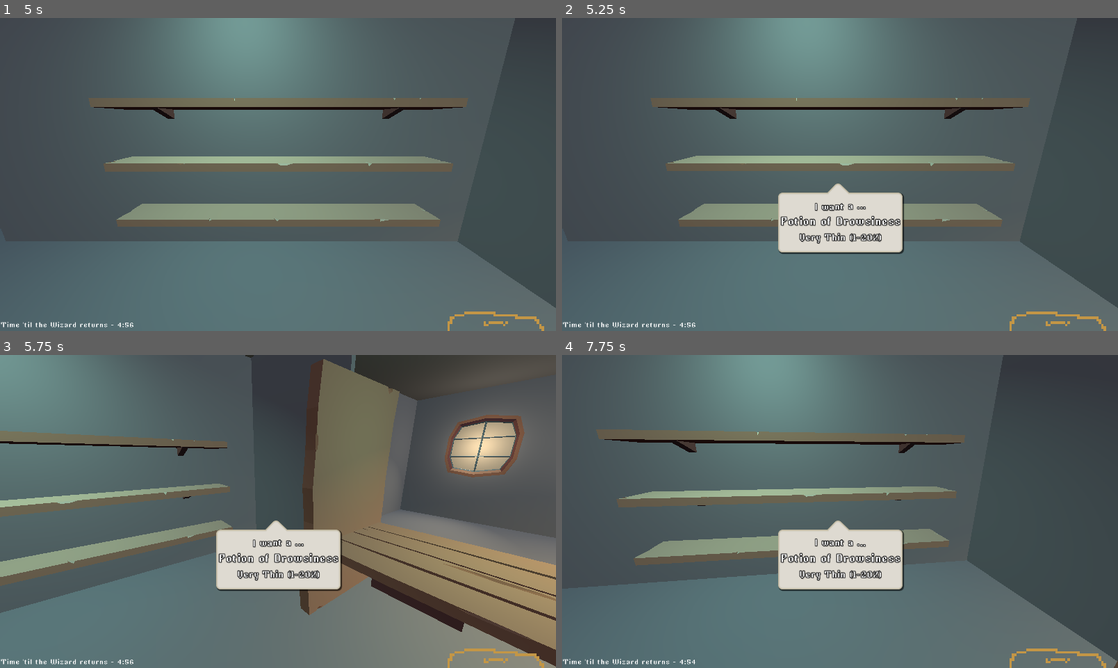
Above: before the commit, frames 1-4 (two rows, left to right).
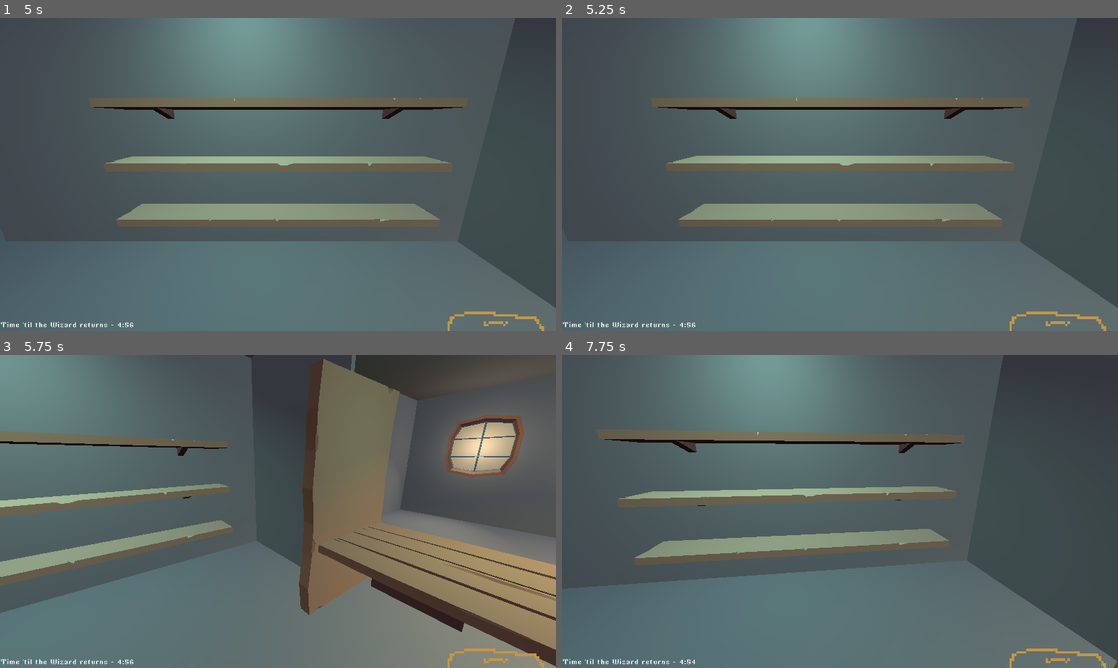
Above: after the commit, the same moments.

Repository: abilliontrillionstars/potion-meld
Game: Godot game, scene res://Scenes/game.tscn
Same seed, same stepped clock (60 frames per second), same inputs: the game is played once before the commit and once after it.
Inputs (mouse positions are in pixels of both pictures, inside the frame that each line leads up to):
- Up to frame 1 (5 s): click (233, 143) at 0.5 s; click (233, 143) at 1.25 s; click (233, 143) at 2 s; move the mouse to (400, 158) at 2.77 s; tap Left (look_left) at 2.85, 4.55 s; tap Right (look_right) at 3.05, 3.6 s; move the mouse to (166, 190) at 3.52 s; tap R (ChangeColor, bound only after the commit) at 3.8, 4.35 s; tap Enter at 4.25 s; move the mouse to (333, 105) at 4.27 s
- Up to frame 2 (5.25 s): move the mouse to (812, 237) at 5.02 s; tap Left (look_left) at 5.1 s
- Up to frame 3 (5.75 s): tap Right (look_right) at 5.3 s
- Up to frame 4 (7.75 s): move the mouse to (1006, 558) at 5.77 s; tap Right (look_right) at 5.85, 7.55 s; tap R (ChangeColor, bound only after the commit) at 6.05, 6.6 s; move the mouse to (673, 464) at 6.52 s; tap Left (look_left) at 6.8, 7.35 s; move the mouse to (867, 511) at 7.27 s

Frame 1 is identical in both runs. In frame 2, 4.3% of the frame differs, in the area x 38-62%, y 52-76%; in frame 3, 4.4%; in frame 4, 4.4%.

Commit message:
Added more stub classes with partial functionality, cauldron now has function to modulate colors, various tweaks

Diff:
--- a/potion-meld/Materials/LiquidMaterial.tres
+++ b/potion-meld/Materials/LiquidMaterial.tres
@@ -26,4 +26,4 @@
 shader_parameter/pixelation_level = 64
 shader_parameter/FoamSize = 0.0
 shader_parameter/WaterOpacity = 0.9
-shader_parameter/FoamGlowIntensity = 0.01
+shader_parameter/FoamGlowIntensity = 0.0
--- a/potion-meld/Scenes/PackedScenes/cauldron.tscn
+++ b/potion-meld/Scenes/PackedScenes/cauldron.tscn
@@ -1,12 +1,14 @@
-[gd_scene load_steps=5 format=3 uid="uid://v6meuafbqk1b"]
+[gd_scene load_steps=6 format=3 uid="uid://v6meuafbqk1b"]
 
 [ext_resource type="PackedScene" uid="uid://i7c3dtgswffw" path="res://Models/cauldron.fbx" id="1_jsf86"]
+[ext_resource type="Script" uid="uid://coasim1e3if6" path="res://Scripts/cauldron.gd" id="2_3ufmt"]
 [ext_resource type="Material" uid="uid://rbroqgk0b7e8" path="res://Materials/BaseMaterial.tres" id="2_n32s1"]
 [ext_resource type="Material" uid="uid://c2fyh82rgomgk" path="res://Materials/LiquidMaterial.tres" id="3_3ufmt"]
 
 [sub_resource type="BoxMesh" id="BoxMesh_cobra"]
 
 [node name="cauldron" instance=ExtResource("1_jsf86")]
+script = ExtResource("2_3ufmt")
 
 [node name="Cauldron" parent="." index="0"]
 transform = Transform3D(1, 0, 0, 0, -4.37114e-08, 1, 0, -1, -4.37114e-08, 0, 0, 0)
--- a/potion-meld/Scripts/CameraController.gd
+++ b/potion-meld/Scripts/CameraController.gd
@@ -6,6 +6,8 @@
 @export var left_y_rot: float
 @export var middle_y_rot: float
 @export var right_y_rot: float
+
+@onready var customer_view = $"../HUD/CustomerView"
 
 var target_transform
 var target_rot
@@ -39,6 +41,7 @@
 				target_rot = deg_to_rad(middle_y_rot)
 				moving = true
 				state = 1
+			customer_view.hide_order_bubbles()
 
 		if (Input.is_action_just_pressed("look_right")):
 			curr_transform_x = position.x
@@ -56,6 +59,7 @@
 				state = 2
 			elif state == 2:
 				pass
+			customer_view.hide_order_bubbles()
 
 	else:
 		lerp_val += delta
--- /dev/null
+++ b/potion-meld/Scripts/cauldron.gd
@@ -0,0 +1,34 @@
+extends Node3D
+
+@export var liquid: MeshInstance3D
+var liquid_mat = preload("res://Materials/LiquidMaterial.tres") as ShaderMaterial
+
+var liquid_color = Color(0.6, 0.6, 0.6, 1.0)
+var current_progress: float
+var heat: float
+var ingredient1: Ingredient
+var ingredient2: Ingredient
+
+var desired_color: Color
+var updating_color = false
+var color_lerp = 0.0
+
+func _ready() -> void:
+    set_cauldron_color(Color(0.6, 0.0, 0.0, 1.0))
+    #liquid_mat.set("shader_parameter/albedo", Color(0.6, 0.0, 0.0, 1.0))
+
+func _process(delta: float) -> void:
+    if updating_color:
+        color_lerp += delta / 5.0
+        liquid_mat.set("shader_parameter/albedo", Color(lerp(liquid_color.r, desired_color.r, color_lerp), lerp(liquid_color.g, desired_color.g, color_lerp), lerp(liquid_color.b, desired_color.b, color_lerp), 255))
+        if color_lerp > 1.0:
+            updating_color = false
+            color_lerp = 0.0
+            liquid_color = desired_color
+
+    if Input.is_action_just_pressed("ChangeColor"):
+        set_cauldron_color(Color(0.1, 0.6, 0.2, 1.0))
+
+func set_cauldron_color(new_color: Color):
+    updating_color = true
+    desired_color = new_color
--- a/potion-meld/Scripts/customer_view.gd
+++ b/potion-meld/Scripts/customer_view.gd
@@ -7,48 +7,60 @@
 @export var type_texts: Array[RichTextLabel]
 @export var viscosity_texts: Array[RichTextLabel]
 
+@onready var camera_ref = $"../../Camera3D"
+
 func _on_left_customer_mouse_entered() -> void:
-    if !NpcManager.counter_spots_avail[0]:
-        left_order_bubble.visible = true
-        #print ("show left customer order if counter spot taken")
+	if !NpcManager.counter_spots_avail[0] and camera_ref.state == 1:
+		left_order_bubble.visible = true
+		print (camera_ref.name)
+		#print ("show left customer order if counter spot taken")
 
 func _on_middle_customer_mouse_entered() -> void:
-    if !NpcManager.counter_spots_avail[1]:
-        middle_order_bubble.visible = true
-        #print ("show middle customer order if counter spot taken")
+	if !NpcManager.counter_spots_avail[1] and camera_ref.state == 1:
+		middle_order_bubble.visible = true
+		print (camera_ref.name)
+		#print ("show middle customer order if counter spot taken")
 
 func _on_right_customer_mouse_entered() -> void:
-    if !NpcManager.counter_spots_avail[2]:
-        right_order_bubble.visible = true
-        #print ("show right customer order if counter spot taken")
+	if !NpcManager.counter_spots_avail[2] and camera_ref.state == 1:
+		right_order_bubble.visible = true
+		#print ("show right customer order if counter spot taken")
 
 func _on_left_customer_mouse_exited() -> void:
-    if !NpcManager.counter_spots_avail[0]:
-        left_order_bubble.visible = false
-        #print ("hide left customer order if counter spot taken")
+	if !NpcManager.counter_spots_avail[0]:
+		left_order_bubble.visible = false
+		#print ("hide left customer order if counter spot taken")
 
 func _on_middle_customer_mouse_exited() -> void:
-    if !NpcManager.counter_spots_avail[1]:
-        middle_order_bubble.visible = false
-        #print ("hide middle customer order if counter spot taken")
+	if !NpcManager.counter_spots_avail[1]:
+		middle_order_bubble.visible = false
+		#print ("hide middle customer order if counter spot taken")
 
 func _on_right_customer_mouse_exited() -> void:
-    if !NpcManager.counter_spots_avail[2]:
-        right_order_bubble.visible = false
-        #print ("hide right customer order if counter spot taken")
+	if !NpcManager.counter_spots_avail[2]:
+		right_order_bubble.visible = false
+		#print ("hide right customer order if counter spot taken")
+
+func _ready() -> void:
+	pass
 
 func update_order_bubble(bubble_id: int, order_info: NPCOrder):
-    type_texts[bubble_id].text = "Potion of " + order_info.order_type
-    var visc_text = ""
-    if order_info.order_viscosity == "VeryThin":
-        visc_text = "Very Thin (1-20%)"
-    elif order_info.order_viscosity == "Thin":
-        visc_text = "Thin (21-40%)"
-    elif order_info.order_viscosity == "Normal":
-        visc_text = "Regular (41-60%)"
-    elif order_info.order_viscosity == "Thick":
-        visc_text = "Thick (61-80%)"
-    elif order_info.order_viscosity == "VeryThick":
-        visc_text = "Very Thick (81-100%)"
+	type_texts[bubble_id].text = "Potion of " + order_info.order_type
+	var visc_text = ""
+	if order_info.order_viscosity == "VeryThin":
+		visc_text = "Very Thin (1-20%)"
+	elif order_info.order_viscosity == "Thin":
+		visc_text = "Thin (21-40%)"
+	elif order_info.order_viscosity == "Normal":
+		visc_text = "Regular (41-60%)"
+	elif order_info.order_viscosity == "Thick":
+		visc_text = "Thick (61-80%)"
+	elif order_info.order_viscosity == "VeryThick":
+		visc_text = "Very Thick (81-100%)"
 
-    viscosity_texts[bubble_id].text = "\n\n\n" + visc_text
+	viscosity_texts[bubble_id].text = "\n\n\n" + visc_text
+
+func hide_order_bubbles():
+	left_order_bubble.visible = false
+	middle_order_bubble.visible = false
+	right_order_bubble.visible = false
--- /dev/null
+++ b/potion-meld/Scripts/ingredient.gd
@@ -0,0 +1,22 @@
+extends Node
+
+class_name Ingredient
+
+enum ingredient_type { DungeonDust, EyeOfNewt, GrapesOfWrath, PhoenixFeather, GelatinousCubes }
+var type: ingredient_type
+var color: Color
+
+func _ready() -> void:
+    var key = ingredient_type.keys()[randi() % ingredient_type.size()]
+    type = ingredient_type[key]
+
+    if type == 0:
+        color = Color(223, 149, 96, 255)
+    elif type == 1:
+        color = Color(66, 100, 210, 255)
+    elif type == 2:
+        color = Color(169, 66, 210, 255)
+    elif type == 3:
+        color = Color(210, 87, 66, 255)
+    elif type == 4:
+        color = Color(97, 205, 90, 255)
--- a/potion-meld/project.godot
+++ b/potion-meld/project.godot
@@ -39,6 +39,11 @@
 "events": [Object(InputEventKey,"resource_local_to_scene":false,"resource_name":"","device":-1,"window_id":0,"alt_press …(195 unchanged characters)…
 ]
 }
+ChangeColor={
+"deadzone": 0.2,
+"events": [Object(InputEventKey,"resource_local_to_scene":false,"resource_name":"","device":-1,"window_id":0,"alt_pressed":false,"shift_pressed":false,"ctrl_pressed":false,"meta_pressed":false,"pressed":false,"keycode":0,"physical_keycode":82,"key_label":0,"unicode":114,"location":0,"echo":false,"script":null)
+]
+}
 
 [rendering]
 
Not shown, added: potion-meld/Scripts/cauldron.gd.uid
Not shown, added: potion-meld/Scripts/ingredient.gd.uid
Binary file added: potion-meld/Textures/gelatinouscubes.png
